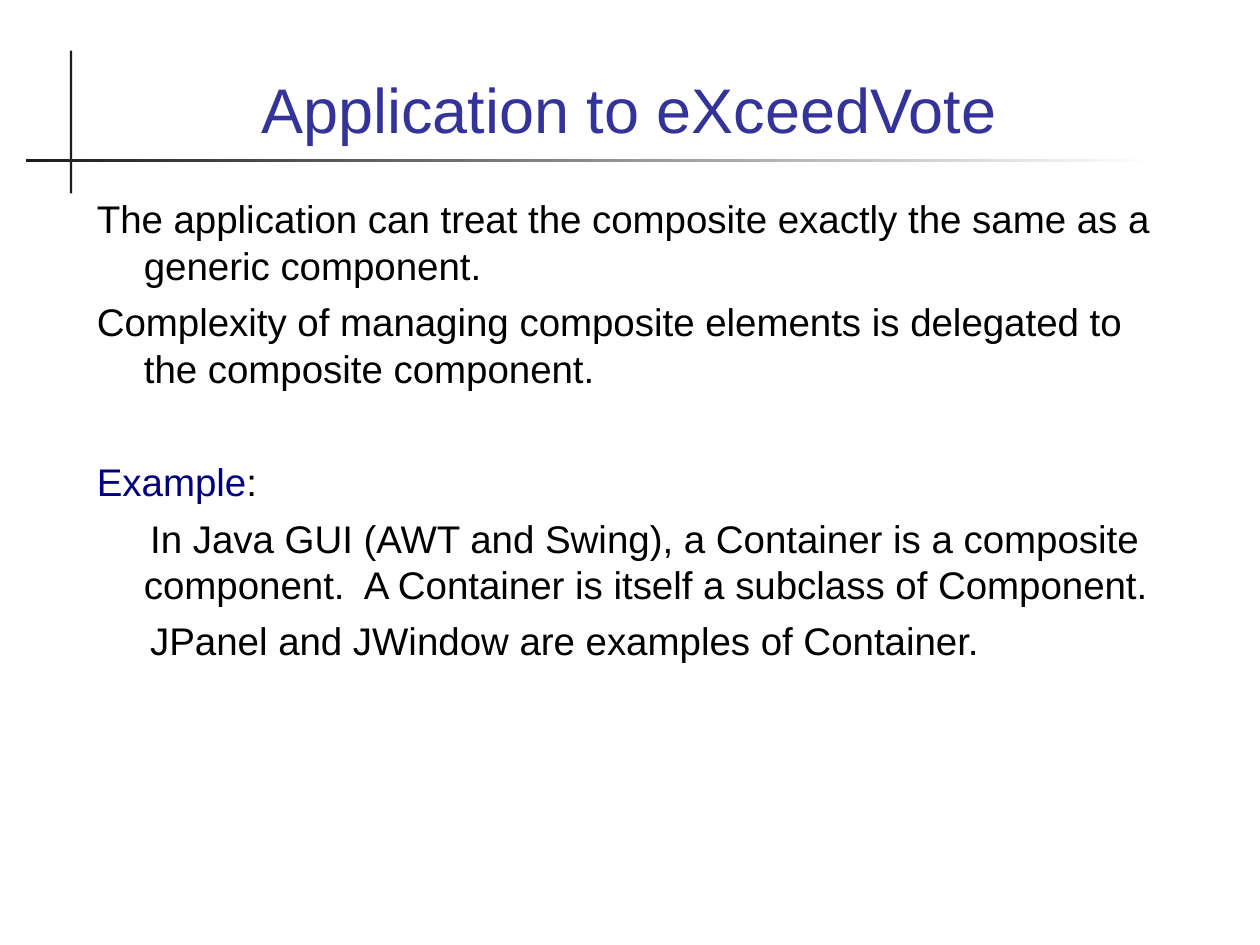
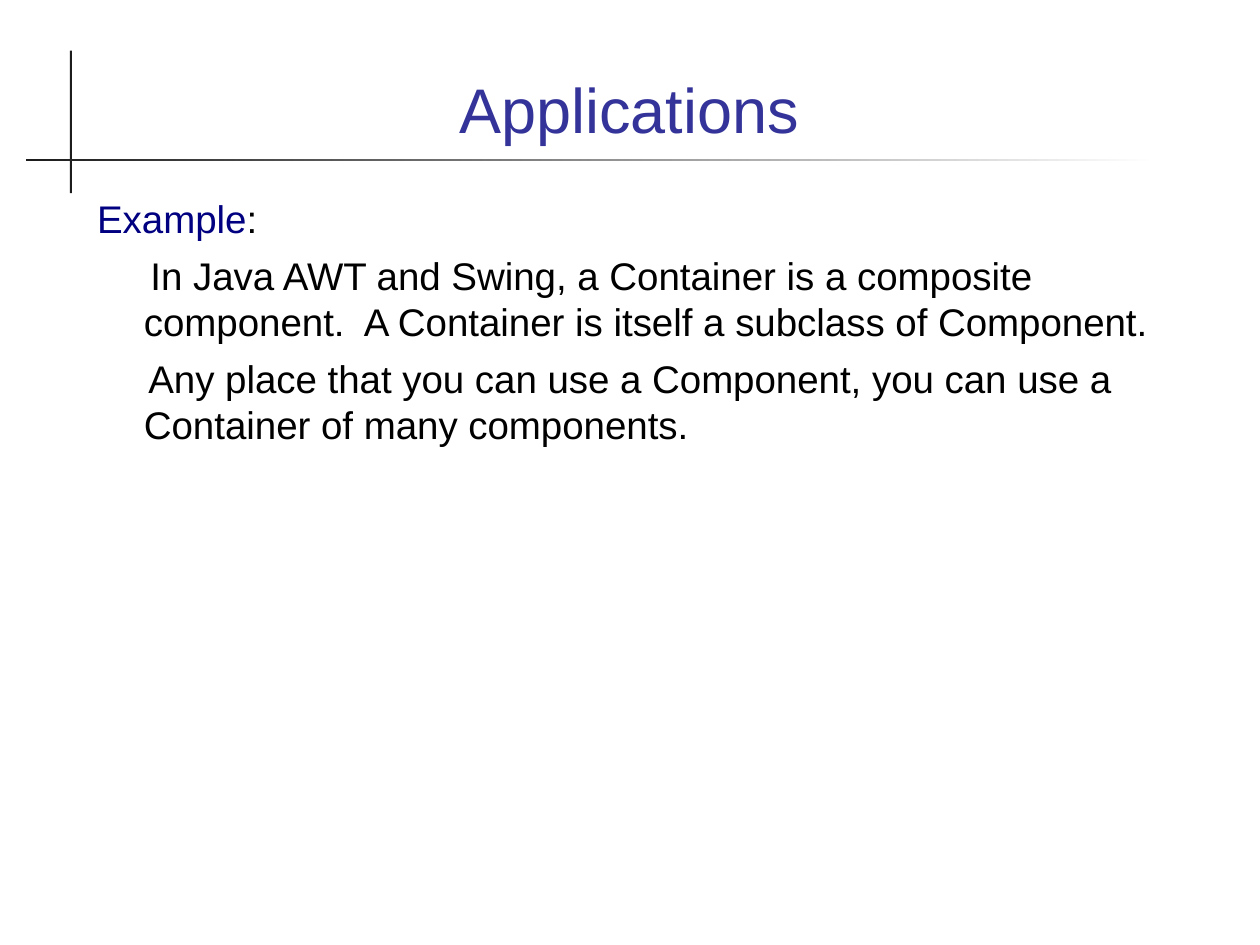
Before and after one commit to skeoop/skeoop.github.io, a slide deck: slide 4 of patterns/Composite Pattern.ppt. Drawn at 1260x945 pixels with LibreOffice and Linux fonts; fonts in the diff are those of the drawing. Boxes give left, top, right and bottom in pixels: in the first picture for what was removed or moved away, otherwise in the second. Text is boxed around its words. In the diff, an @@ line names an element or a change of style, - is before the commit and + after.

```diff
--- a/patterns/Composite Pattern.ppt
+++ b/patterns/Composite Pattern.ppt
@@ title at <box>459,87,799,145</box>: text changed @@
-Application to eXceedVote
+Applications
@@ text at <box>97,205,1149,390</box>: paragraphs removed @@
-The application can treat the composite exactly the same as a generic component.
-Complexity of managing composite elements is delegated to the composite component.
@@ text at <box>144,262,1147,447</box>: text changed @@
-In Java GUI (AWT and Swing), a Container is a composite component. A Container is itself a subclass of Component.
-JPanel and JWindow are examples of Container.
+In Java AWT and Swing, a Container is a composite component. A Container is itself a subclass of Component.
+Any place that you can use a Component, you can use a Container of many components.
```
Also in this commit, not shown: 2 slides added, 7 other files.
